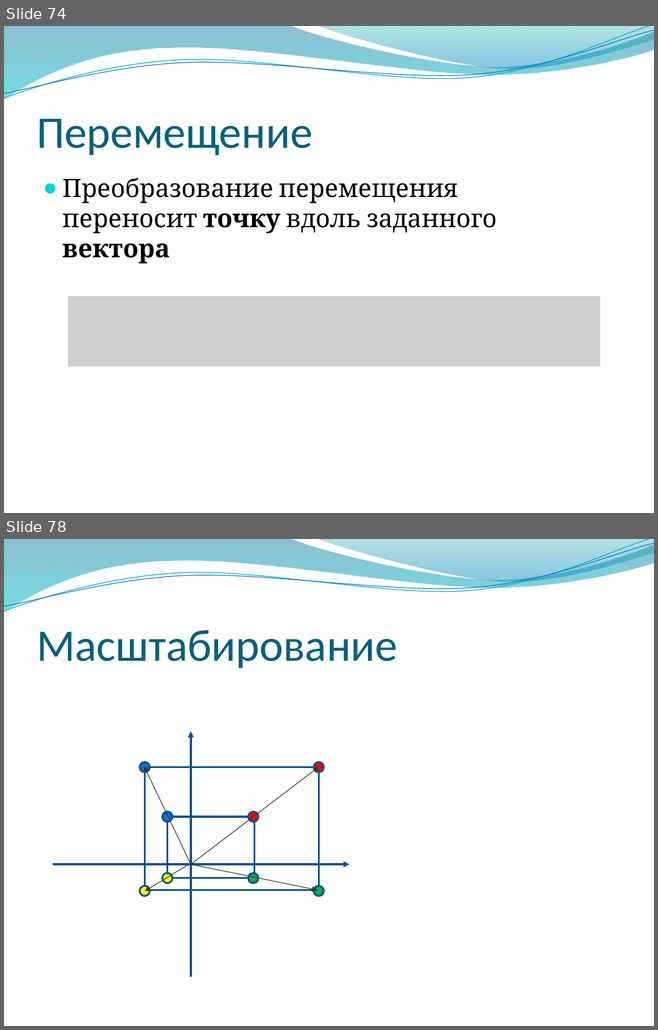
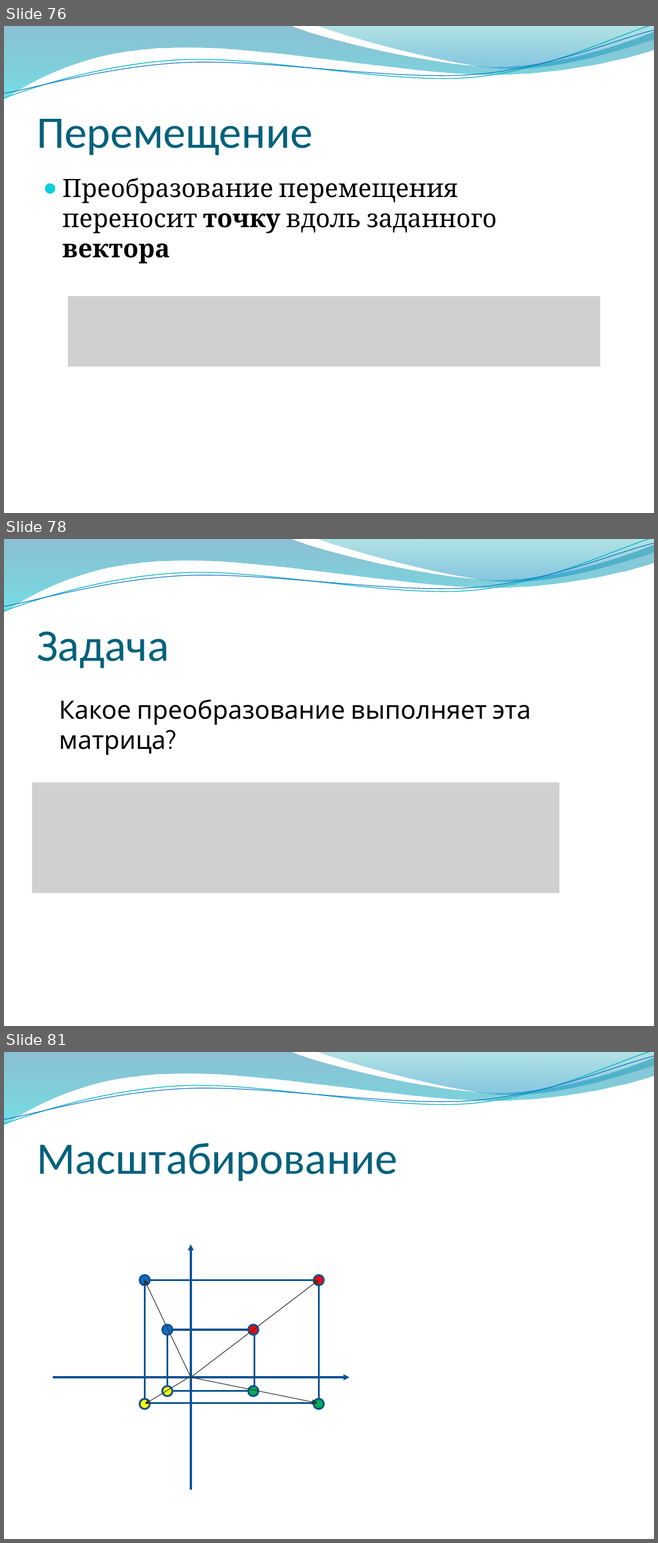
Before and after one commit to alexey-malov/cg-course, a slide deck: lectures/03 - Векторный анализ, трансформации и матрицы.pptx. Shown one above the other, each under a label of ours: slides 74 and 78 before the commit, slides 76, 78 and 81 after it; the slides between them are not shown. The pictures are 658x1030 and 658x1543 pixels, drawn with LibreOffice and Linux fonts; fonts in the diff are those of the drawing; grey boxes stand for pictures; background and template pictures are left out. Boxes give left, top, right and bottom in pixels: in the first picture for what was removed or moved away, otherwise in the second. Text is boxed around its words. In the diff, an @@ line names an element or a change of style, - is before the commit and + after.

```diff
--- a/lectures/03 - Векторный анализ, трансформации и матрицы.pptx
+++ b/lectures/03 - Векторный анализ, трансформации и матрицы.pptx
@@ slide 78 added at [4,539,654,1026], background picture (left out); not listed: 4 template elements that a slide beside it also shows @@
@@ title added at [36,631,169,668], 50 pt, text #04617B @@
+Задача
@@ text added at [59,699,531,755], 28 pt, text #000000 @@
+Какое преобразование выполняет эта матрица?
@@ picture added at [32,783,558,893] @@
@@ what was slide 74 is now slide 76 @@
@@ what was slide 78 is now slide 81 @@
```
Also in this commit, not shown: 21 slides changed, 4 other slides added, 1 slide removed, 1 other file.
